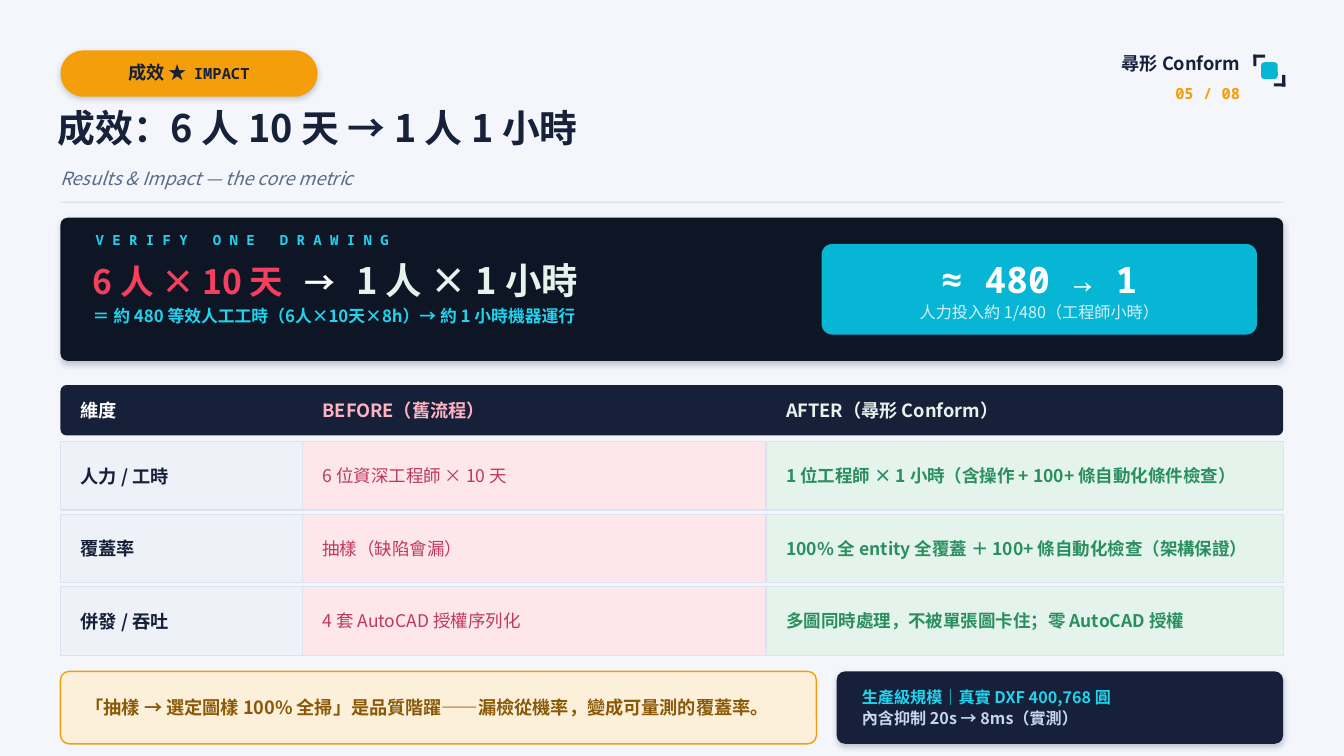
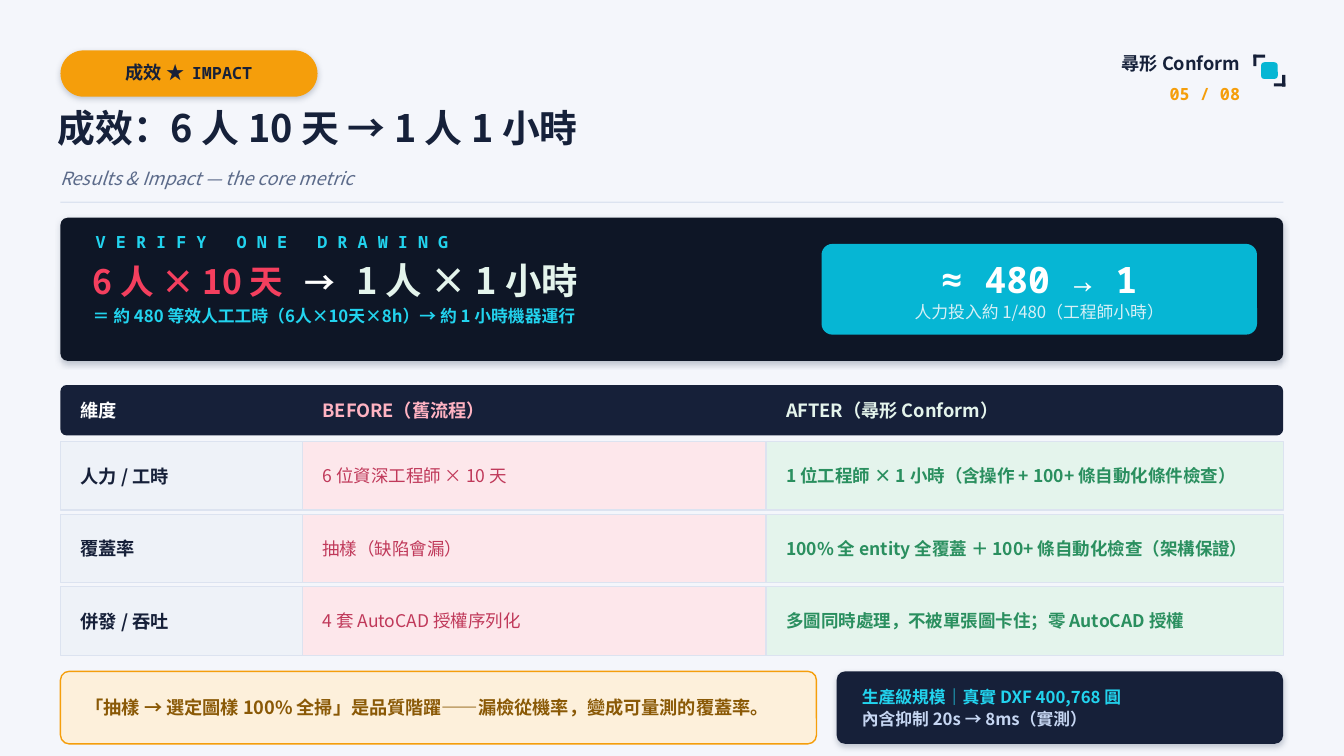
Before and after one commit to yiting-tom/SMDR2, a slide deck: slide 5 of competition/尋形Conform_競賽簡報.pptx. Drawn at 1344x756 pixels with LibreOffice and Linux fonts; fonts in the diff are those of the drawing. Boxes give left, top, right and bottom in pixels: in the first picture for what was removed or moved away, otherwise in the second. Text is boxed around its words. In the diff, an @@ line names an element or a change of style, - is before the commit and + after.

```diff
--- a/competition/尋形Conform_競賽簡報.pptx
+++ b/competition/尋形Conform_競賽簡報.pptx
@@ text "成效 ★ IMPACT" at (126, 63, 252, 81): size 11 to 12 pt in "IMPACT" @@
@@ text "05 / 08" at (1170, 88, 1240, 100): size 11 to 12 pt @@
@@ text "V E R I F ..." at (96, 236, 448, 248): size 10 to 12 pt @@
@@ text at (915, 304, 1163, 321): size 11.5 to 12 pt in "人力投入約 1/480（工程師小時）" @@
@@ text "生產級規模｜真實 DXF 400,768 圓" at (862, 686, 1121, 727): size 11.5 to 12 pt @@
```
Also in this commit, not shown: 9 other slides changed, 2 other files.
